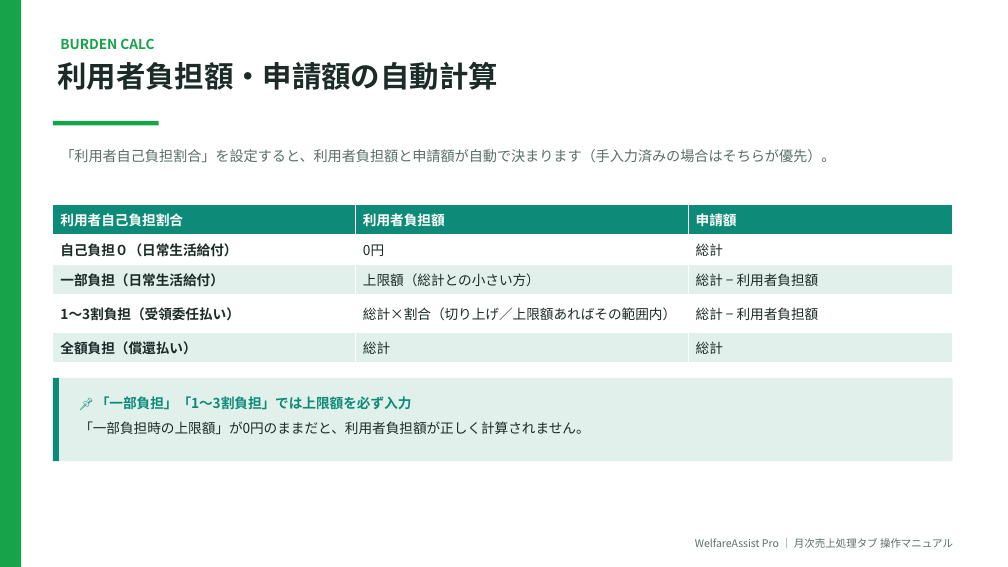
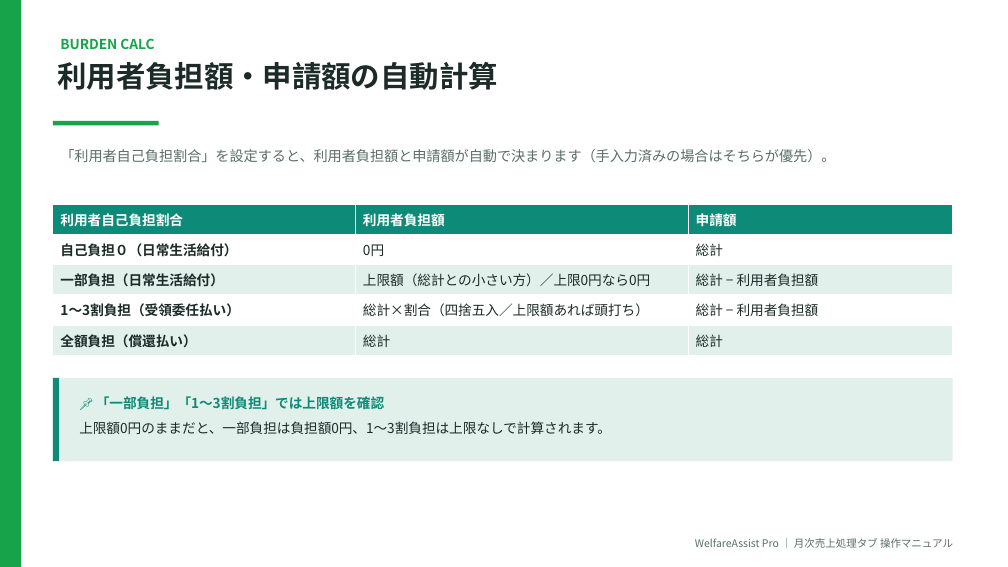
Before and after one commit to yoriko-kikunaga/welfare-assist-pro, a slide deck: slide 9 of docs/月次売上処理タブ_操作マニュアル.pptx. Drawn at 1008x567 pixels with LibreOffice and Linux fonts; fonts in the diff are those of the drawing. Boxes give left, top, right and bottom in pixels: in the first picture for what was removed or moved away, otherwise in the second. Text is boxed around its words. In the diff, an @@ line names an element or a change of style, - is before the commit and + after.

```diff
--- a/docs/月次売上処理タブ_操作マニュアル.pptx
+++ b/docs/月次売上処理タブ_操作マニュアル.pptx
@@ table at (53,204,953,355) @@
-row 3, column 2: 上限額（総計との小さい方）
+row 3, column 2: 上限額（総計との小さい方）／上限0円なら0円
-row 4, column 2: 総計×割合（切り上げ／上限額あればその範囲内）
+row 4, column 2: 総計×割合（四捨五入／上限額あれば頭打ち）
@@ text at (79,396,611,434): text changed @@
-📌 「一部負担」「1〜3割負担」では上限額を必ず入力
-「一部負担時の上限額」が0円のままだと、利用者負担額が正しく計算されません。
+📌 「一部負担」「1〜3割負担」では上限額を確認
+上限額0円のままだと、一部負担は負担額0円、1〜3割負担は上限なしで計算されます。
```
Also in this commit, not shown: 1 other slide changed, 5 other files.
